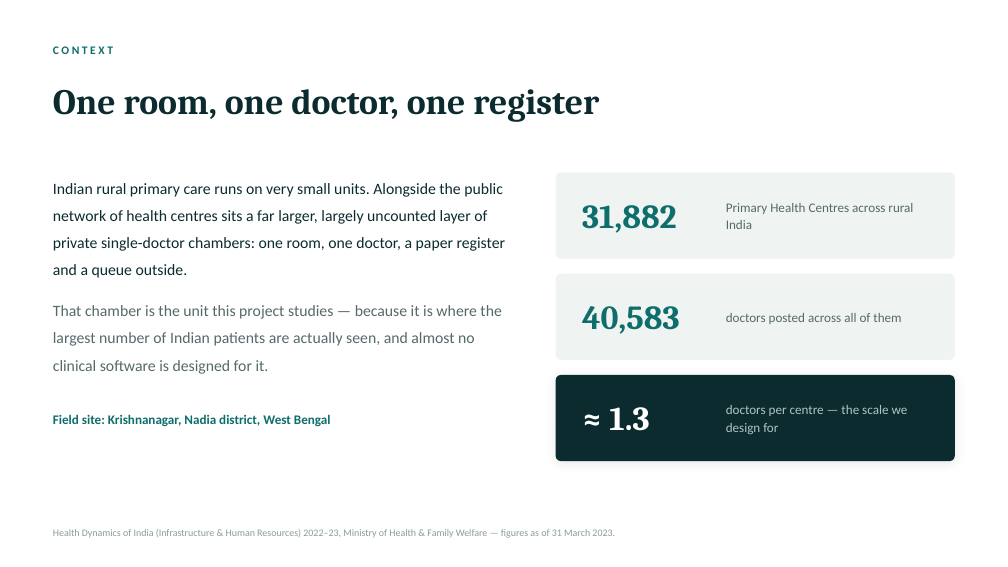
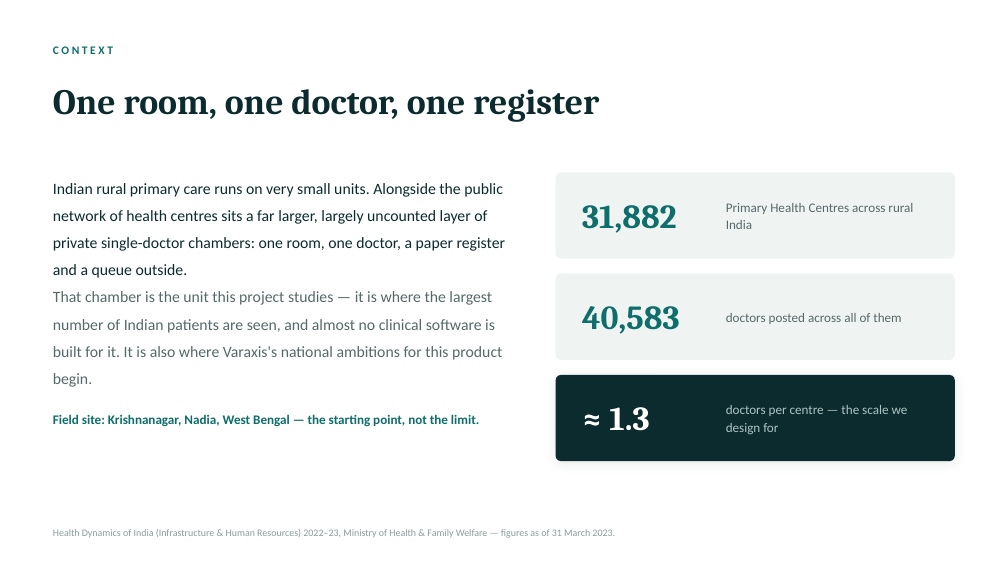
Before and after one commit to realishaanseal/clinicos, a slide deck: slide 2 of artifacts/ClinicOS_DesignThinking_Deck.pptx. Drawn at 1008x567 pixels with LibreOffice and Linux fonts; fonts in the diff are those of the drawing. Boxes give left, top, right and bottom in pixels: in the first picture for what was removed or moved away, otherwise in the second. Text is boxed around its words. In the diff, an @@ line names an element or a change of style, - is before the commit and + after.

```diff
--- a/artifacts/ClinicOS_DesignThinking_Deck.pptx
+++ b/artifacts/ClinicOS_DesignThinking_Deck.pptx
@@ text at (53,291,502,387): text changed @@
-That chamber is the unit this project studies — because it is where the largest number of Indian patients are actually seen, and almost no clinical software is designed for it.
+That chamber is the unit this project studies — it is where the largest number of Indian patients are seen, and almost no clinical software is built for it. It is also where Varaxis's national ambitions for this product begin.
@@ text at (53,414,479,427): text changed @@
-Field site: Krishnanagar, Nadia district, West Bengal
+Field site: Krishnanagar, Nadia, West Bengal — the starting point, not the limit.
```
Also in this commit, not shown: 1 other slide changed.
